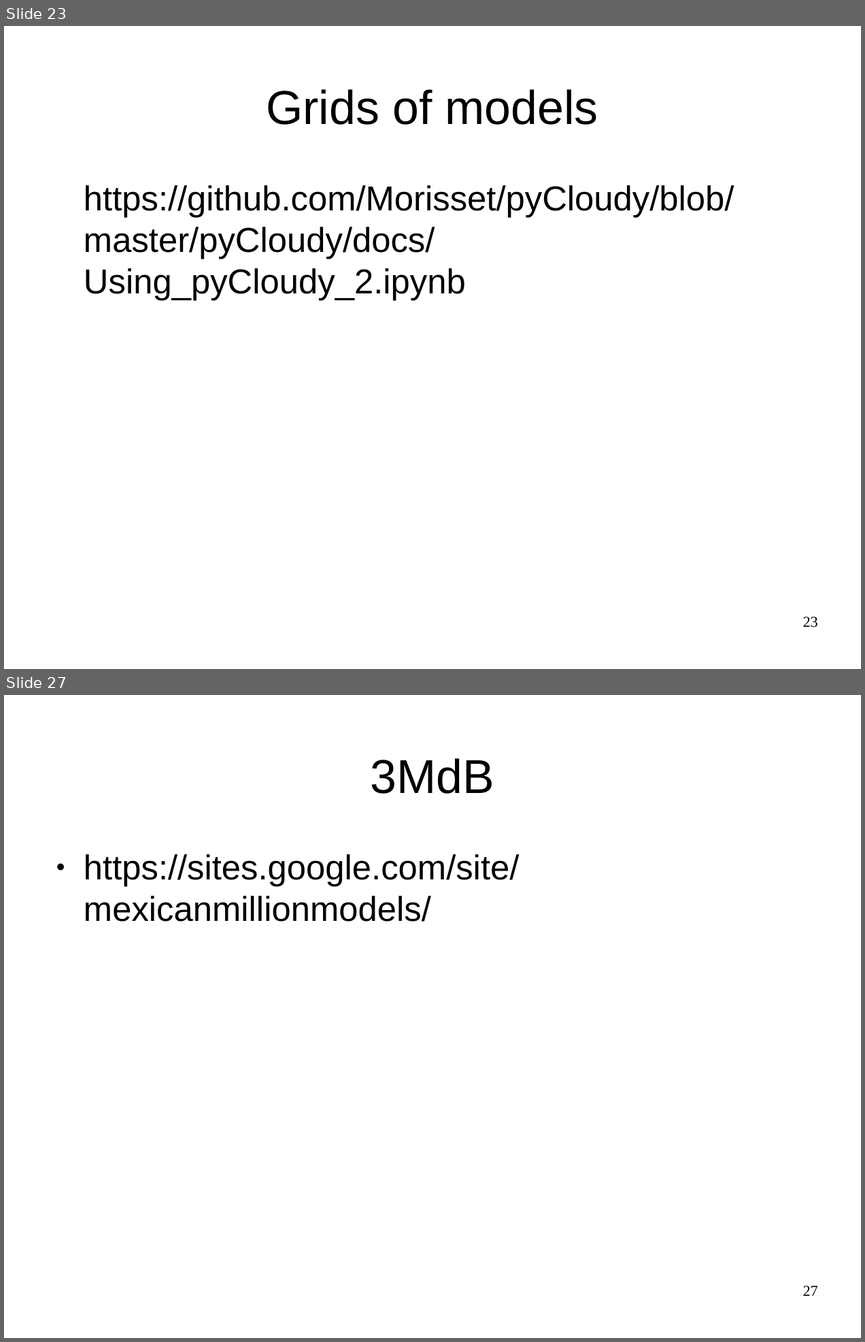
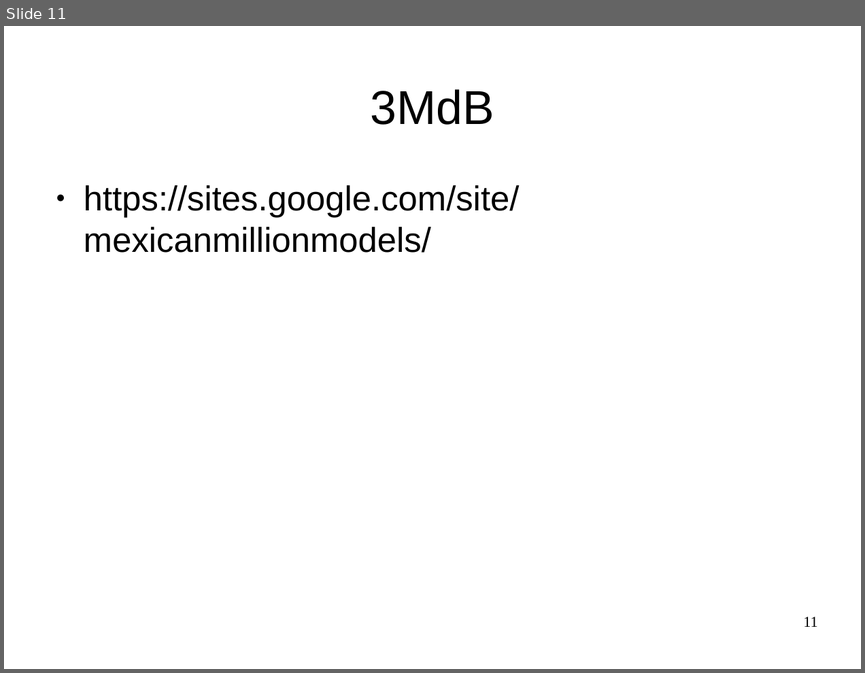
Before and after one commit to Morisset/Cloudy_Summer_School, a slide deck: pyCloudy.odp. Shown one above the other, each under a label of ours: slides 23 and 27 before the commit, slide 11 after it; the slides between them are not shown. The pictures are 865x1342 and 865x673 pixels, drawn with LibreOffice and Linux fonts; fonts in the diff are those of the drawing. Boxes give left, top, right and bottom in pixels: in the first picture for what was removed or moved away, otherwise in the second. Text is boxed around its words. In the diff, an @@ line names an element or a change of style, - is before the commit and + after.

```diff
--- a/pyCloudy.odp
+++ b/pyCloudy.odp
@@ slide 23 removed at [4,26,861,669], background #FFFFFF @@
@@ title removed at [266,89,598,125] @@
-Grids of models
@@ text removed at [84,185,734,301] @@
-https://github.com/Morisset/pyCloudy/blob/master/pyCloudy/docs/Using_pyCloudy_2.ipynb
@@ page number removed at [803,616,818,627] @@
-23
@@ what was slide 27 is now slide 11 @@
@@ page number at [803,616,817,626]: text changed @@
-27
+11
```
Also in this commit, not shown: 2 slides changed, 15 other slides removed, 2 other files.
